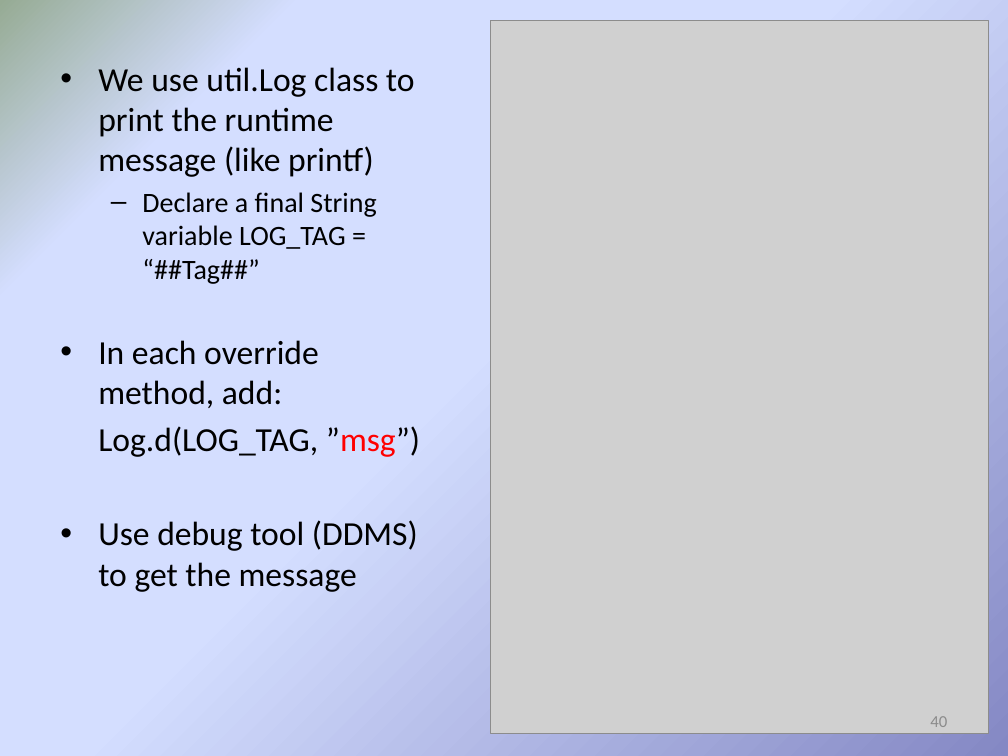
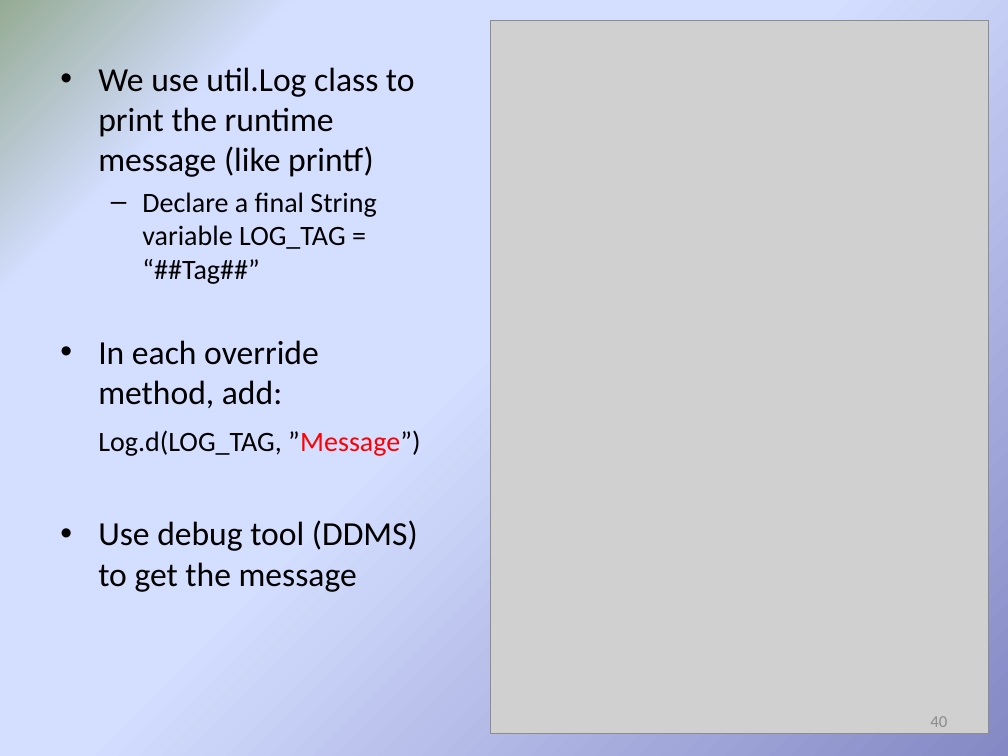
Before and after one commit to hs9021401/FIT_Android, a slide deck: slide 40 of The introduction of Android_2015_02_17.pptx. Drawn at 1008x756 pixels with LibreOffice and Linux fonts; fonts in the diff are those of the drawing; grey boxes stand for pictures. Boxes give left, top, right and bottom in pixels: in the first picture for what was removed or moved away, otherwise in the second. Text is boxed around its words. In the diff, an @@ line names an element or a change of style, - is before the commit and + after.

```diff
--- a/The introduction of Android_2015_02_17.pptx
+++ b/The introduction of Android_2015_02_17.pptx
@@ text at box(98, 430, 420, 456): text changed; size 24 to 20 pt @@
-Log.d(LOG_TAG, ”msg”)
+Log.d(LOG_TAG, ”Message”)
```
Also in this commit, not shown: 1 other slide changed.
